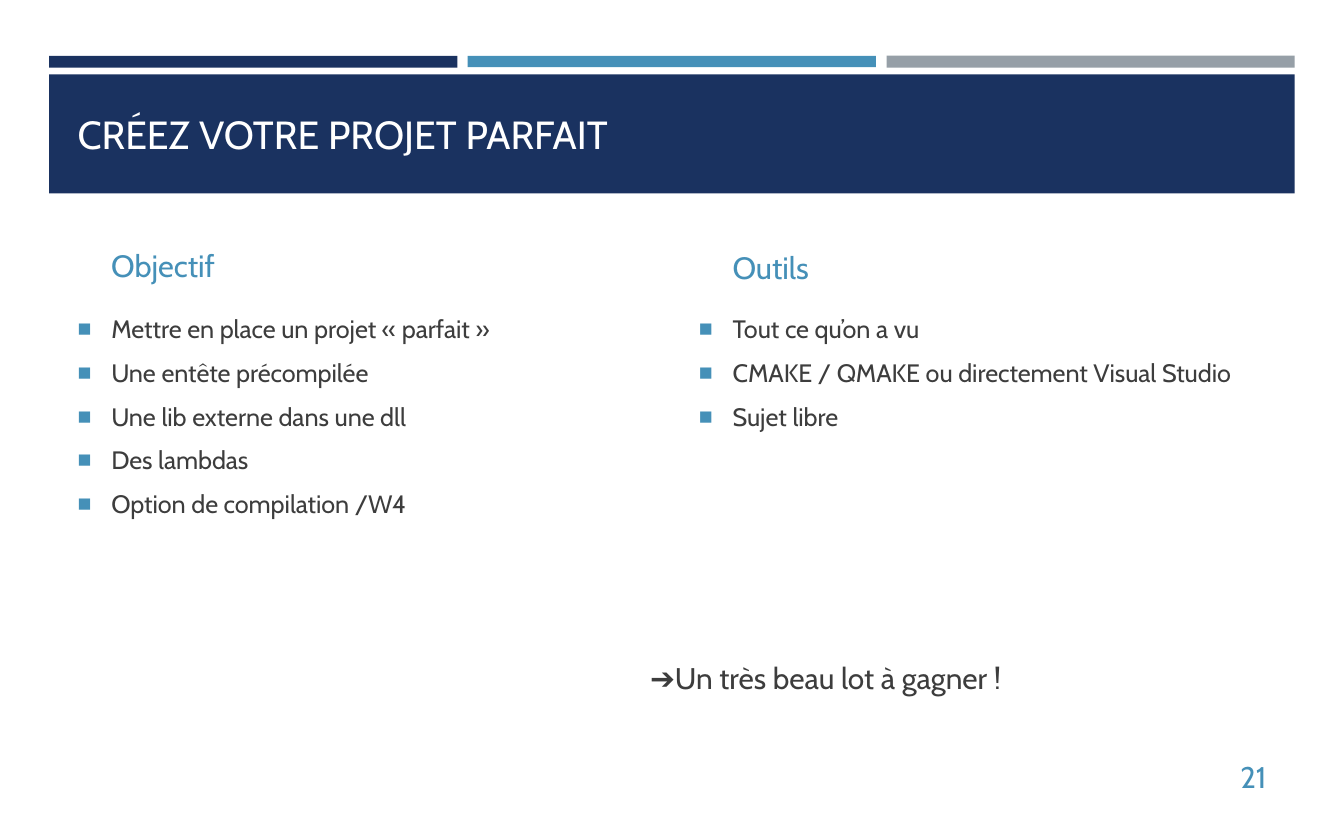
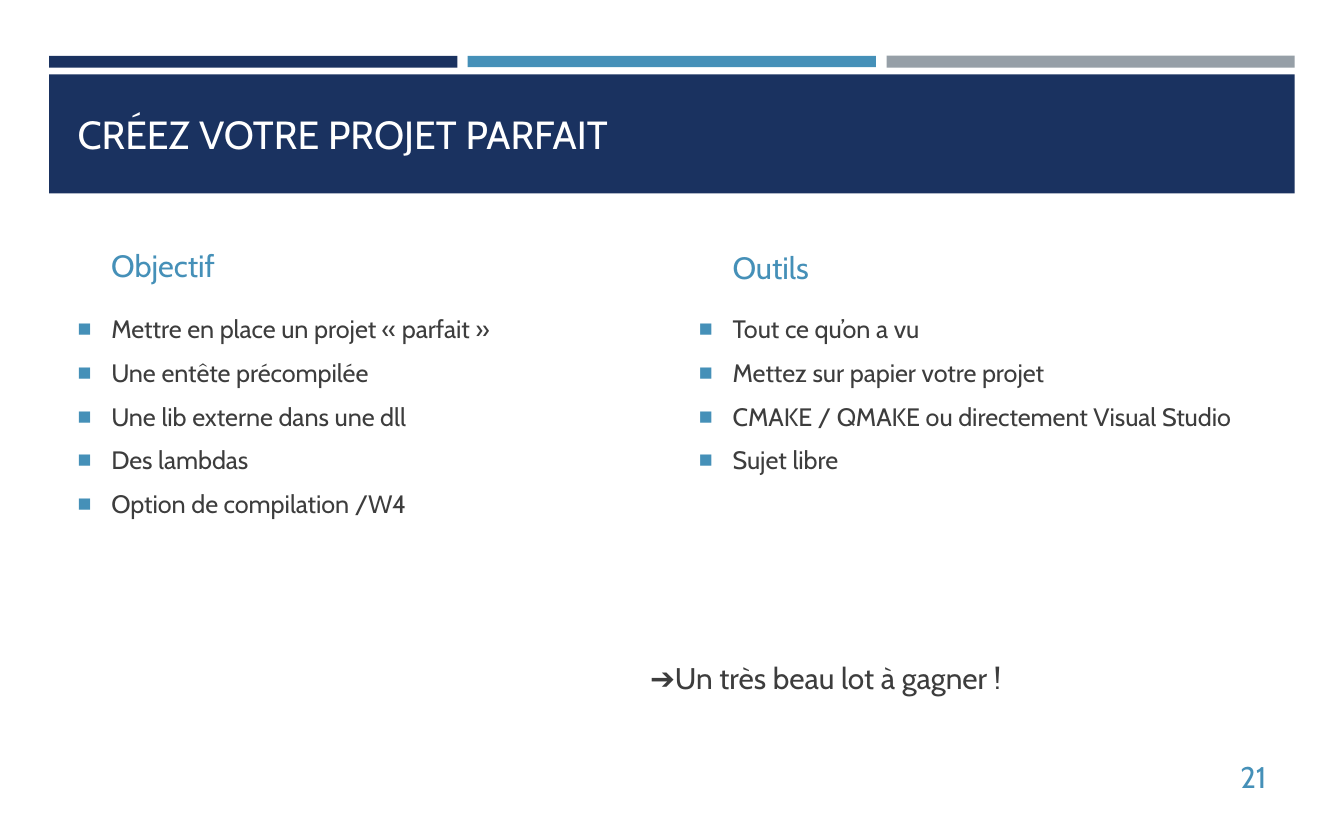
Before and after one commit to franckginguene/cpp_scalian, a slide deck: slide 21 of diapos/CPP_aprem.pptx. Drawn at 1344x840 pixels with LibreOffice and Linux fonts; fonts in the diff are those of the drawing. Boxes give left, top, right and bottom in pixels: in the first picture for what was removed or moved away, otherwise in the second. Text is boxed around its words. In the diff, an @@ line names an element or a change of style, - is before the commit and + after.

```diff
--- a/diapos/CPP_aprem.pptx
+++ b/diapos/CPP_aprem.pptx
@@ text at [733, 364, 1044, 388]: paragraph added @@
+■ Mettez sur papier votre projet
```
Also in this commit, not shown: 2 other files.
